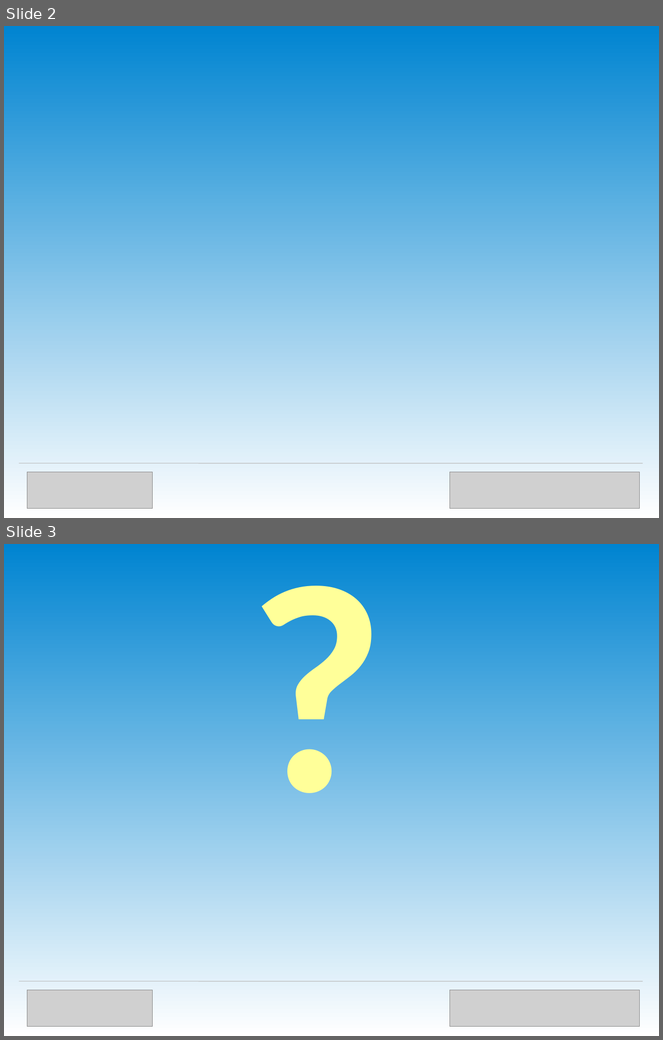
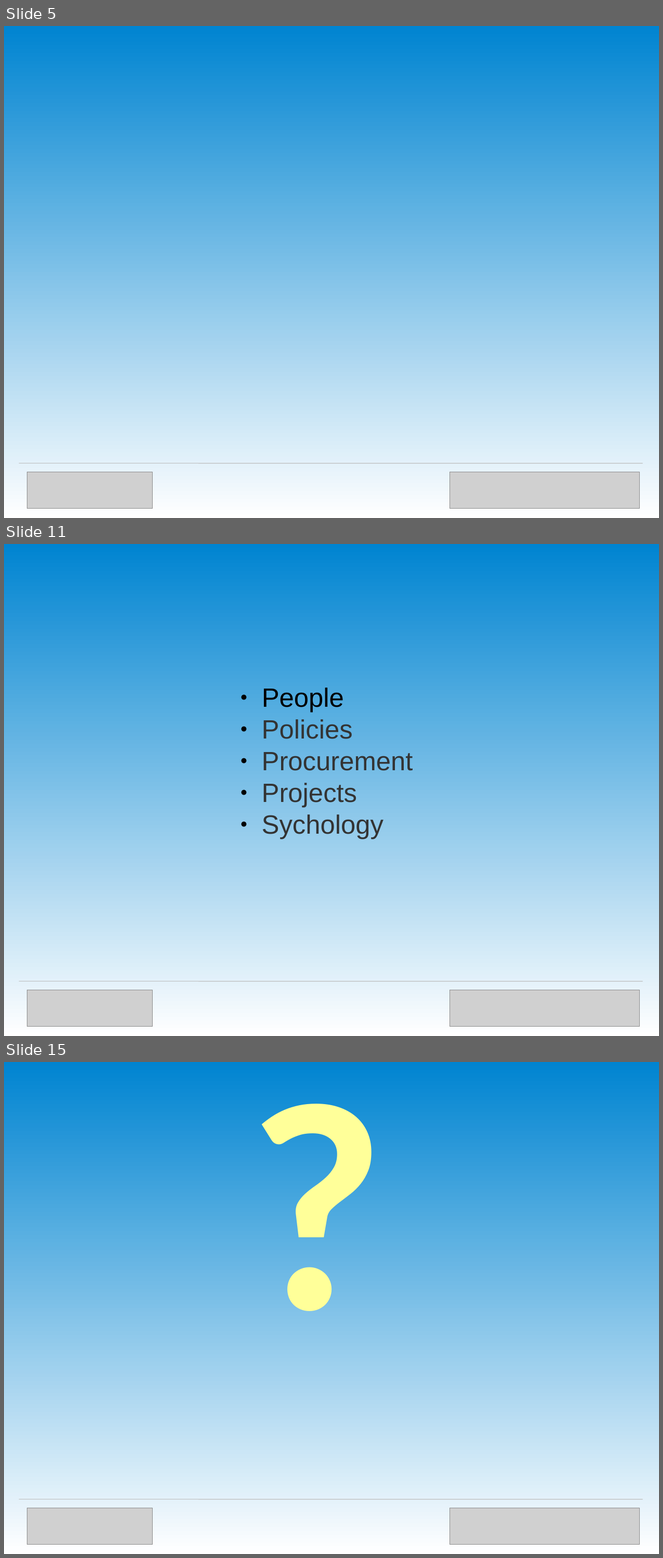
Before and after one commit to OpenTechStrategies/timelines, a slide deck: us-govt-open-source.odp. Shown one above the other, each under a label of ours: slides 2 and 3 before the commit, slides 5, 11 and 15 after it; the slides between them are not shown. The pictures are 663x1040 and 663x1558 pixels, drawn with LibreOffice and Linux fonts; fonts in the diff are those of the drawing; grey boxes stand for pictures. Boxes give left, top, right and bottom in pixels: in the first picture for what was removed or moved away, otherwise in the second. Text is boxed around its words. In the diff, an @@ line names an element or a change of style, - is before the commit and + after.

```diff
--- a/us-govt-open-source.odp
+++ b/us-govt-open-source.odp
@@ slide 11 added at box(4, 544, 659, 1036), background gradient #0084D1 to #FFFFFF @@
@@ text added at box(262, 688, 413, 839), 32 pt, text #333333 @@
+● People
+● Policies
+● Procurement
+● Projects
+● Sychology
@@ line added from (19, 981) to (643, 981), #C0C0C0 0.71 pt @@
@@ picture added at box(27, 990, 153, 1026) @@
@@ picture added at box(450, 990, 639, 1026) @@
@@ what was slide 2 is now slide 5 @@
@@ what was slide 3 is now slide 15 @@
```
Also in this commit, not shown: 1 slide changed, 11 other slides added.
